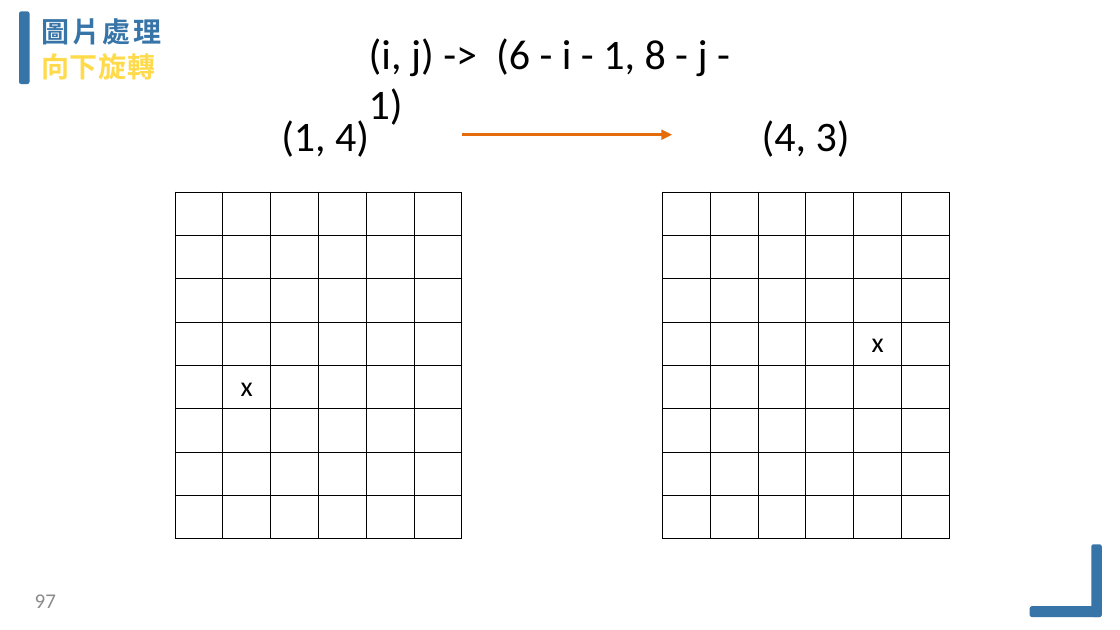
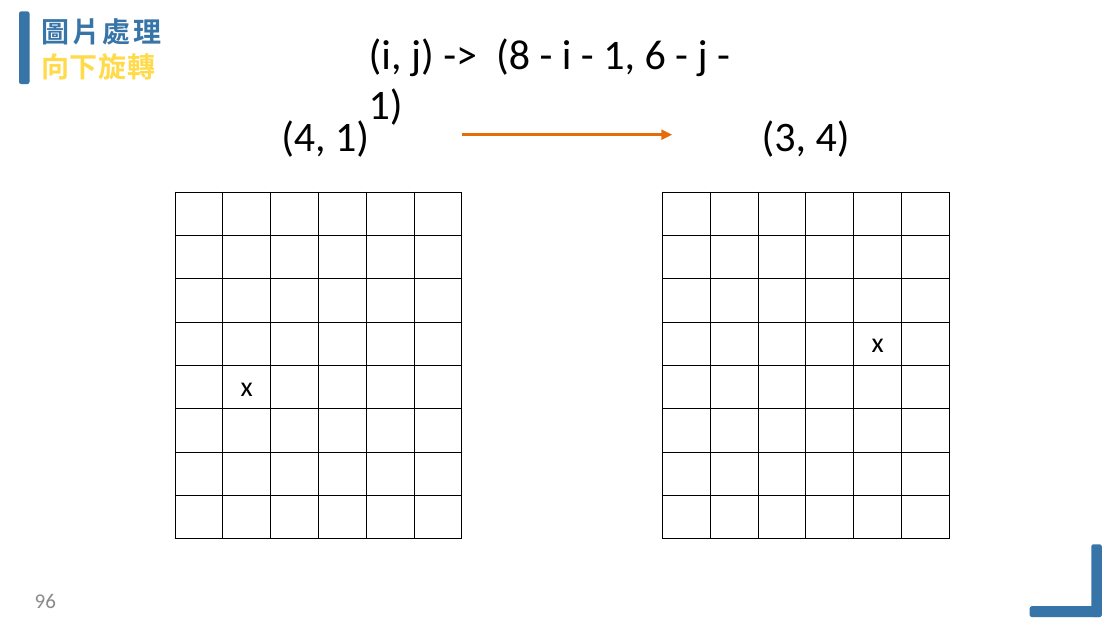
Before and after one commit to Kenchu123/EECamp2020, a slide deck: slide 96 of ppt/python2020-v4.pptx (slide 97 before the commit). Drawn at 1120x630 pixels with LibreOffice and Linux fonts; fonts in the diff are those of the drawing. Boxes give left, top, right and bottom in pixels: in the first picture for what was removed or moved away, otherwise in the second. Text is boxed around its words. In the diff, an @@ line names an element or a change of style, - is before the commit and + after.

```diff
--- a/ppt/python2020-v4.pptx
+++ b/ppt/python2020-v4.pptx
@@ text at [369, 38, 708, 125]: text changed @@
-(i, j) -> (6 - i - 1, 8 - j - 1)
+(i, j) -> (8 - i - 1, 6 - j - 1)
@@ text at [281, 120, 369, 157]: text changed @@
-(1, 4)
+(4, 1)
@@ text at [762, 120, 850, 157]: text changed @@
-(4, 3)
+(3, 4)
@@ page number at [35, 594, 56, 608]: text changed @@
-97
+96
```
Also in this commit, not shown: 30 other slides changed, 2 slides added, 3 slides removed, 3 other files.
